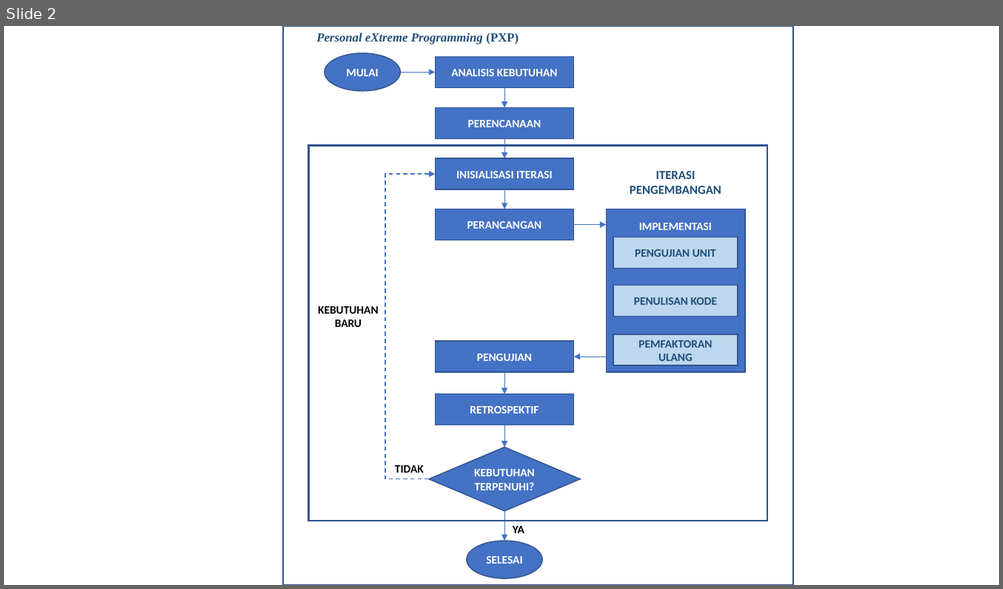
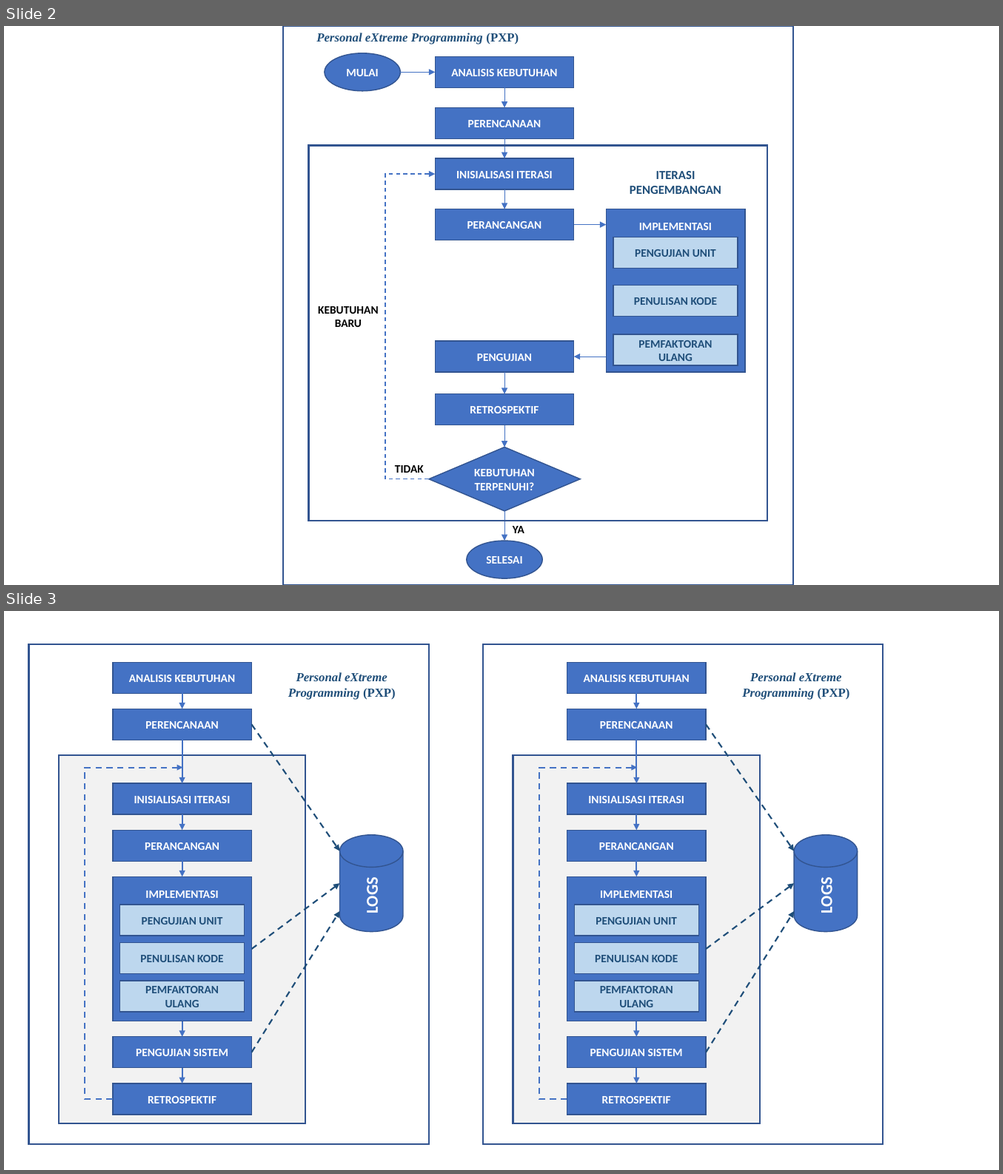
Before and after one commit to mtfrs-dev/TA, a slide deck: Aset/Flowchart PXP.pptx. Shown one above the other, each under a label of ours: slide 2 before the commit, slides 2 and 3 after it. The pictures are 1003x589 and 1003x1174 pixels, drawn with LibreOffice and Linux fonts; fonts in the diff are those of the drawing. Boxes give left, top, right and bottom in pixels: in the first picture for what was removed or moved away, otherwise in the second. Text is boxed around its words. In the diff, an @@ line names an element or a change of style, - is before the commit and + after.

```diff
--- a/Aset/Flowchart PXP.pptx
+++ b/Aset/Flowchart PXP.pptx
@@ slide 3 added at (4, 611, 999, 1170), background #FFFFFF @@
@@ rectangle added at (28, 644, 429, 1145), fill #FFFFFF, outline #325491 1.5 pt @@
@@ rectangle added at (113, 663, 252, 694), fill #4472C4, outline #325491 1 pt, 11 pt, text #FFFFFF, bold @@
+ANALISIS KEBUTUHAN
@@ text added at (288, 672, 395, 700), 12 pt, text #1F4E79, bold, italic @@
+Personal eXtreme Programming (PXP)
@@ arrow added from (182, 693) to (182, 709), #4472C4 1.5 pt @@
@@ rectangle added at (113, 709, 252, 740), fill #4472C4, outline #325491 1 pt, 11 pt, text #FFFFFF, bold @@
+PERENCANAAN
@@ arrow added from (182, 740) to (182, 783), #4472C4 1.5 pt @@
@@ arrow added from (252, 724) to (340, 851), #1F4E79 1.5 pt dashed @@
@@ rectangle added at (59, 756, 305, 1124), fill #F2F2F2, outline #325491 1.5 pt @@
@@ triangle added at (178, 766, 182, 770), fill #4472C4, outline #4472C4 1 pt @@
@@ elbow line added from (113, 1099) to (178, 768), #4472C4 1.5 pt dashed @@
@@ rectangle added at (113, 783, 252, 815), fill #4472C4, outline #325491 1 pt, 11 pt, text #FFFFFF, bold @@
+INISIALISASI ITERASI
@@ rectangle added at (113, 830, 252, 862), fill #4472C4, outline #325491 1 pt, 11 pt, text #FFFFFF, bold @@
+PERANCANGAN
@@ arrow added from (182, 815) to (182, 830), #4472C4 1.5 pt @@
@@ cylinder added at (340, 834, 403, 932), fill #4472C4, outline #325491 1 pt @@
@@ rectangle added at (113, 877, 252, 1022), fill #4472C4, outline #325491 1 pt @@
@@ arrow added from (182, 862) to (182, 877), #4472C4 1.5 pt @@
@@ text added at (145, 891, 218, 898), 11 pt, text #FFFFFF, bold @@
+IMPLEMENTASI
@@ arrow added from (252, 949) to (340, 883), #1F4E79 1.5 pt dashed @@
@@ text added at (362, 880, 382, 913), 16 pt, text #FFFFFF, bold @@
+LOGS
@@ rectangle added at (119, 905, 244, 937), fill #BDD7EE, outline #325491 1 pt, 11 pt, text #1F4E79, bold @@
+PENGUJIAN UNIT
@@ arrow added from (252, 1053) to (340, 911), #1F4E79 1.5 pt dashed @@
@@ group added at (483, 644, 883, 1145): 12 rectangles, 9 arrows, 3 texts, 1 triangle, 1 elbow line, 1 cylinder @@
+ANALISIS KEBUTUHAN
+PERENCANAAN
+INISIALISASI ITERASI
+PERANCANGAN
+IMPLEMENTASI
+PENGUJIAN UNIT
+PENULISAN KODE
+PEMFAKTORAN ULANG
+PENGUJIAN SISTEM
+RETROSPEKTIF
+Personal eXtreme Programming (PXP)
+LOGS
@@ rectangle added at (119, 943, 244, 974), fill #BDD7EE, outline #325491 1 pt, 11 pt, text #1F4E79, bold @@
+PENULISAN KODE
@@ rectangle added at (119, 981, 244, 1012), fill #BDD7EE, outline #325491 1 pt, 11 pt, text #1F4E79, bold @@
+PEMFAKTORAN ULANG
@@ arrow added from (182, 1022) to (182, 1037), #4472C4 1.5 pt @@
@@ rectangle added at (113, 1037, 252, 1068), fill #4472C4, outline #325491 1 pt, 11 pt, text #FFFFFF, bold @@
+PENGUJIAN SISTEM
@@ arrow added from (182, 1068) to (182, 1084), #4472C4 1.5 pt @@
@@ rectangle added at (113, 1084, 252, 1116), fill #4472C4, outline #325491 1 pt, 11 pt, text #FFFFFF, bold @@
+RETROSPEKTIF
```
Also in this commit, not shown: 1 slide changed, 9 other files.
